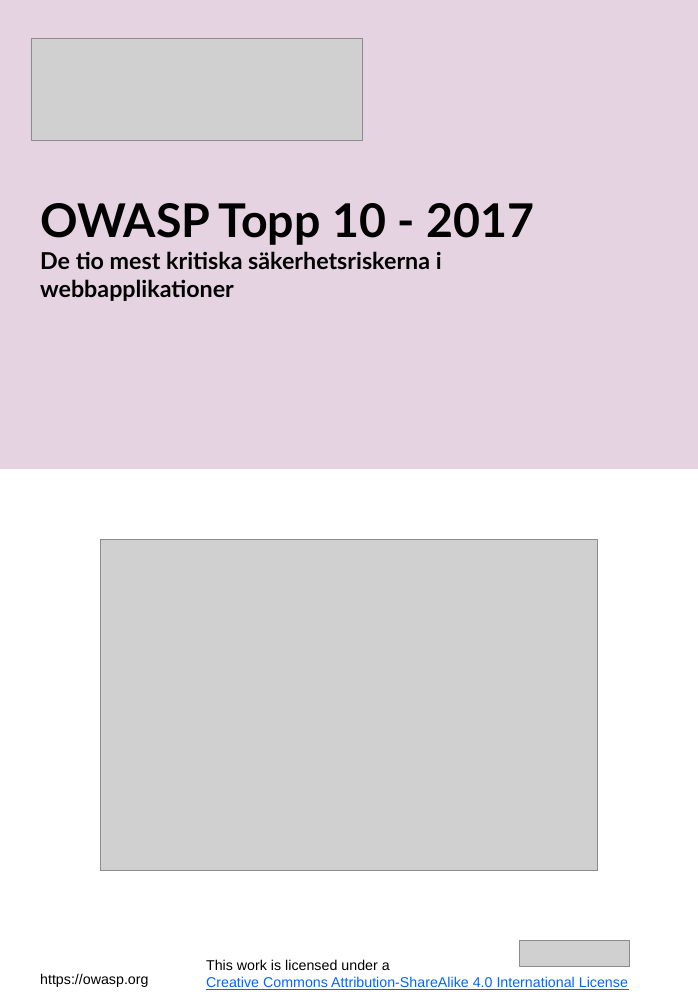
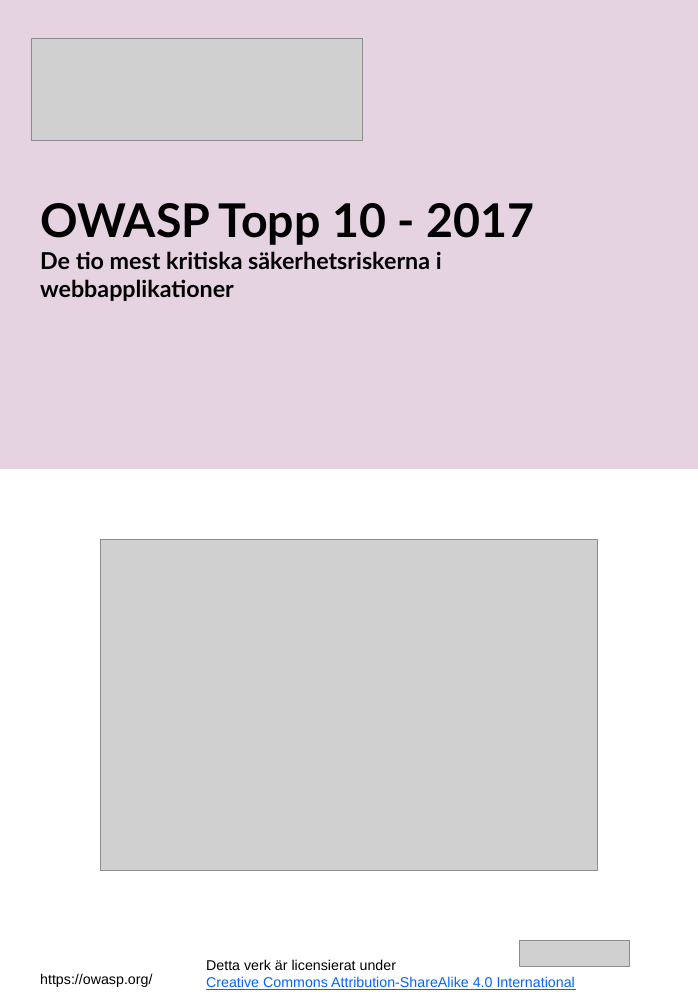
Before and after one commit to xl-sec/Top10, a slide deck: slide 1 of 2017/se/OWASP_Top10-2017_(se).pptx. Drawn at 698x1008 pixels with LibreOffice and Linux fonts; fonts in the diff are those of the drawing; grey boxes stand for pictures. Boxes give left, top, right and bottom in pixels: in the first picture for what was removed or moved away, otherwise in the second. Text is boxed around its words. In the diff, an @@ line names an element or a change of style, - is before the commit and + after.

```diff
--- a/2017/se/OWASP_Top10-2017_(se).pptx
+++ b/2017/se/OWASP_Top10-2017_(se).pptx
@@ text at <box>206,959,575,990</box>: text changed @@
-This work is licensed under a
-Creative Commons Attribution-ShareAlike 4.0 International License
+Detta verk är licensierat under
+Creative Commons Attribution-ShareAlike 4.0 International
@@ text at <box>40,973,152,987</box>: text changed @@
-https://owasp.org
+https://owasp.org/
```
Also in this commit, not shown: 7 other slides changed, 6 other files.
